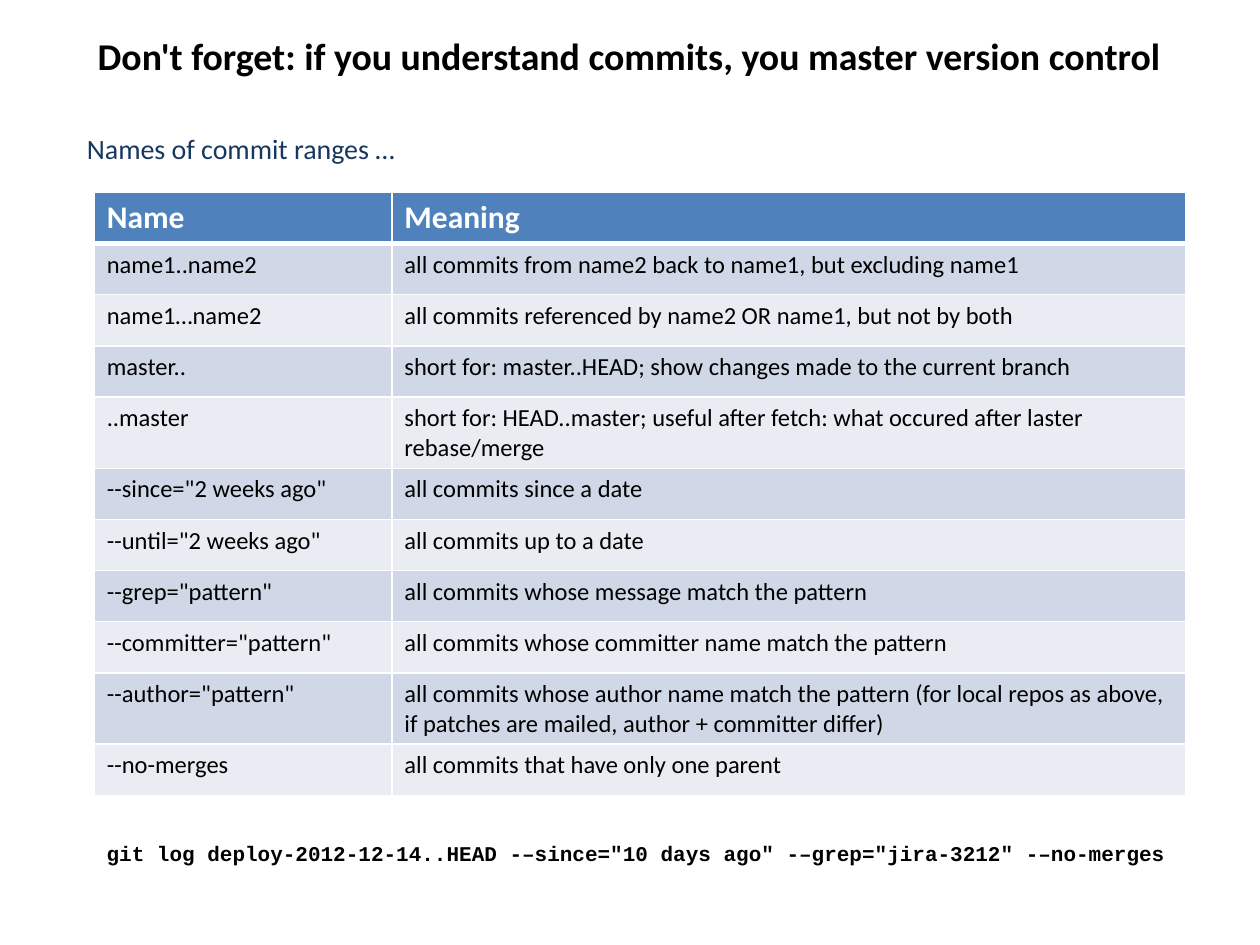
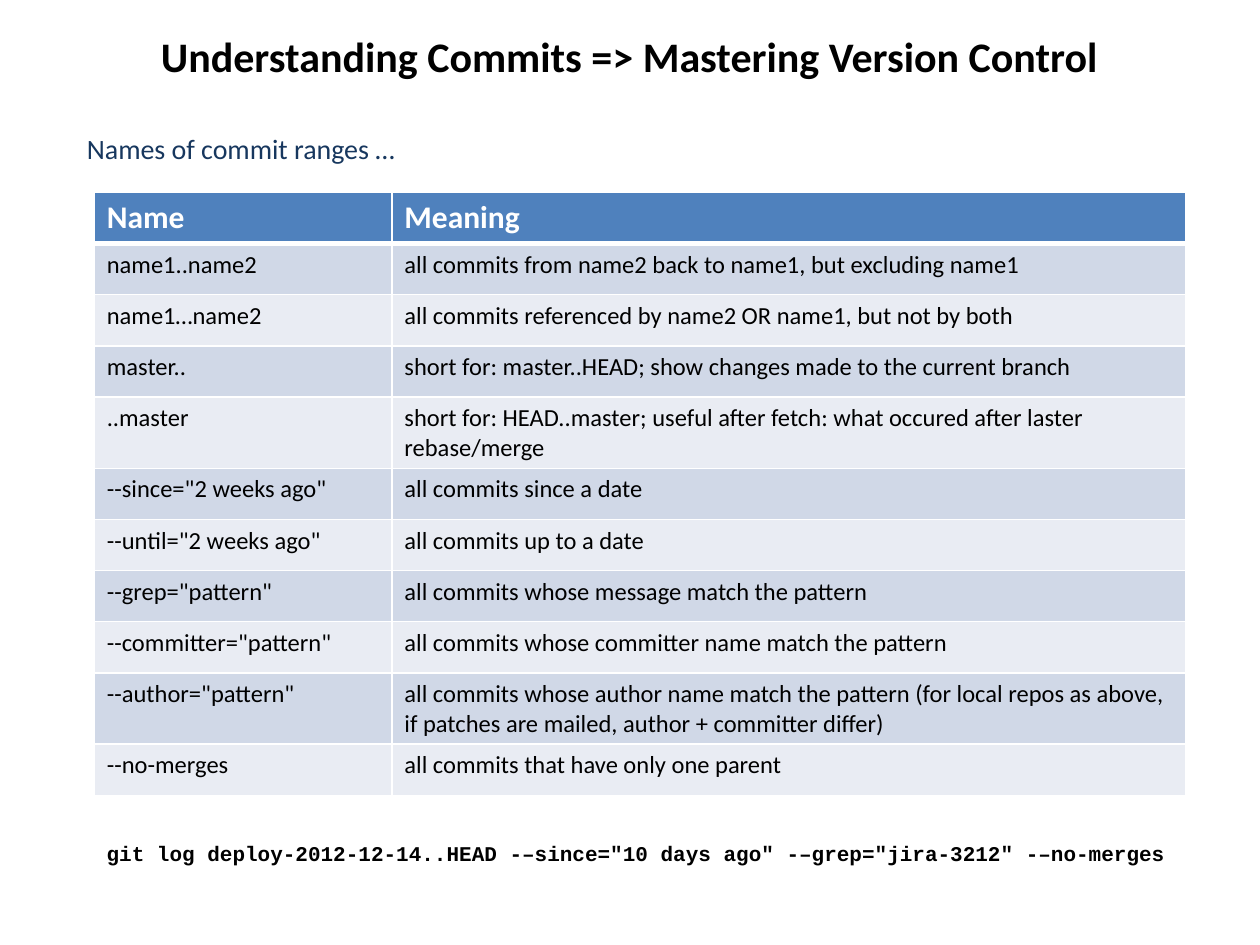
Before and after one commit to hanbei/git_tutorial, a slide deck: slide 32 of architektur.pptx (slide 19 before the commit). Drawn at 1260x945 pixels with LibreOffice and Linux fonts; fonts in the diff are those of the drawing. Boxes give left, top, right and bottom in pixels: in the first picture for what was removed or moved away, otherwise in the second. Text is boxed around its words. In the diff, an @@ line names an element or a change of style, - is before the commit and + after.

```diff
--- a/architektur.pptx
+++ b/architektur.pptx
@@ title at <box>161,42,1098,79</box>: text changed; size 21.6 to 24 pt @@
-Don't forget: if you understand commits, you master version control
+Understanding Commits => Mastering Version Control
```
Also in this commit, not shown: 10 other slides changed, 6 slides added, 1 slide removed, 1 other file.
